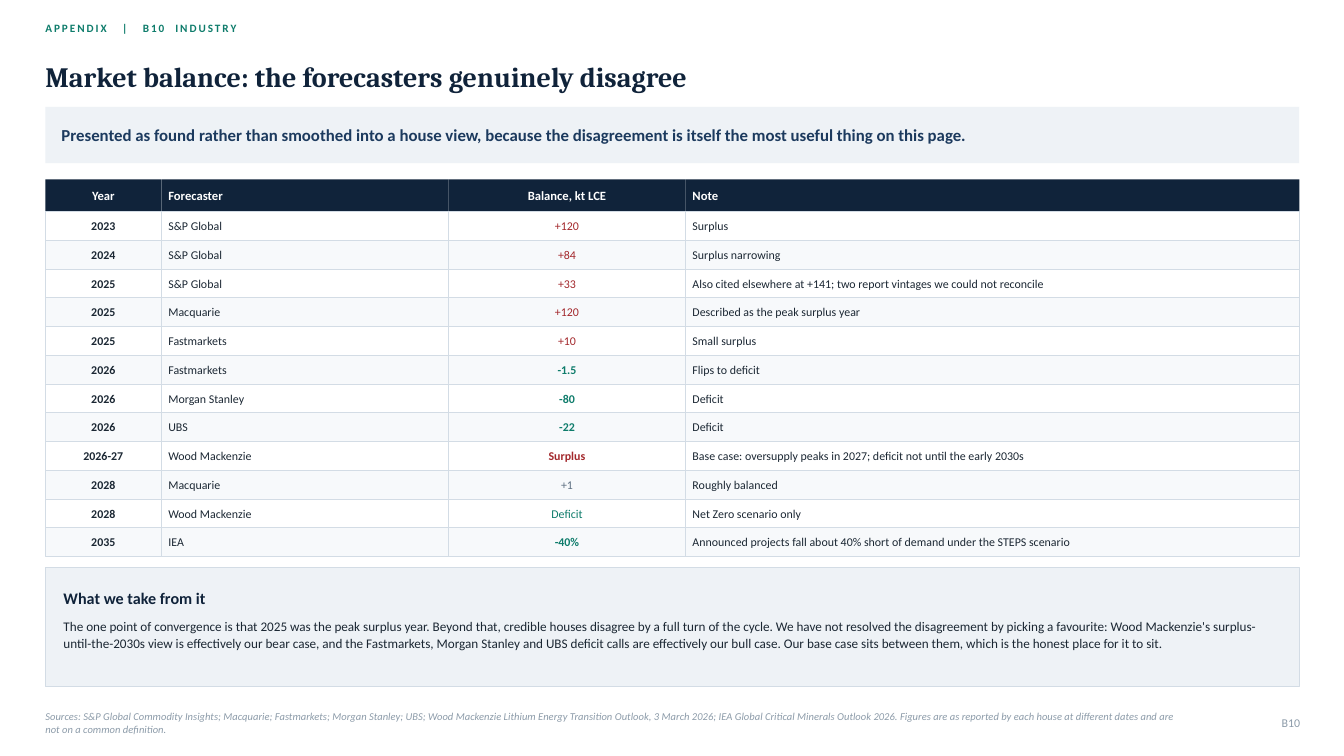
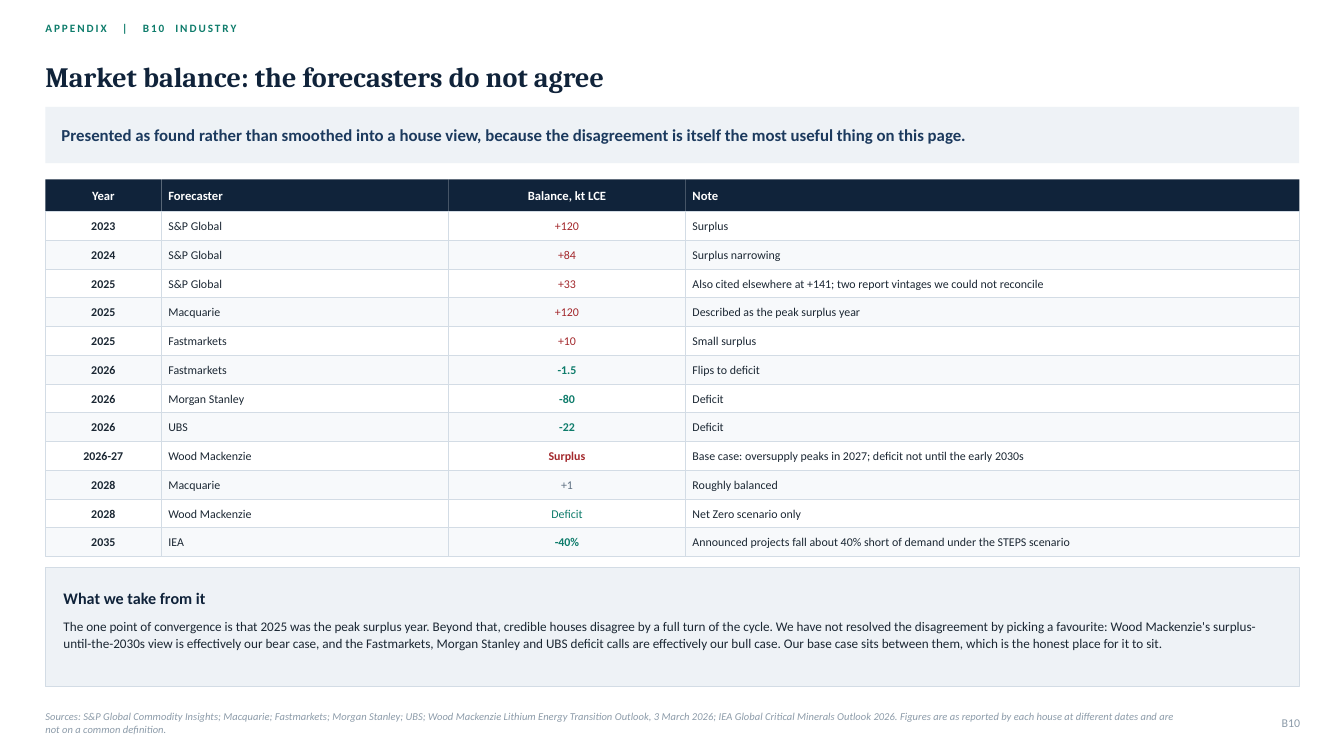
Before and after one commit to SportsSwap/for-claude, a slide deck: slide 41 of deck/PLS_Group_FMAA_2026.pptx. Drawn at 1344x756 pixels with LibreOffice and Linux fonts; fonts in the diff are those of the drawing. Boxes give left, top, right and bottom in pixels: in the first picture for what was removed or moved away, otherwise in the second. Text is boxed around its words. In the diff, an @@ line names an element or a change of style, - is before the commit and + after.

```diff
--- a/deck/PLS_Group_FMAA_2026.pptx
+++ b/deck/PLS_Group_FMAA_2026.pptx
@@ text at (x1=45, y1=67, x2=604, y2=93): text changed @@
-Market balance: the forecasters genuinely disagree
+Market balance: the forecasters do not agree
```
Also in this commit, not shown: 14 other slides changed, 7 other files.
